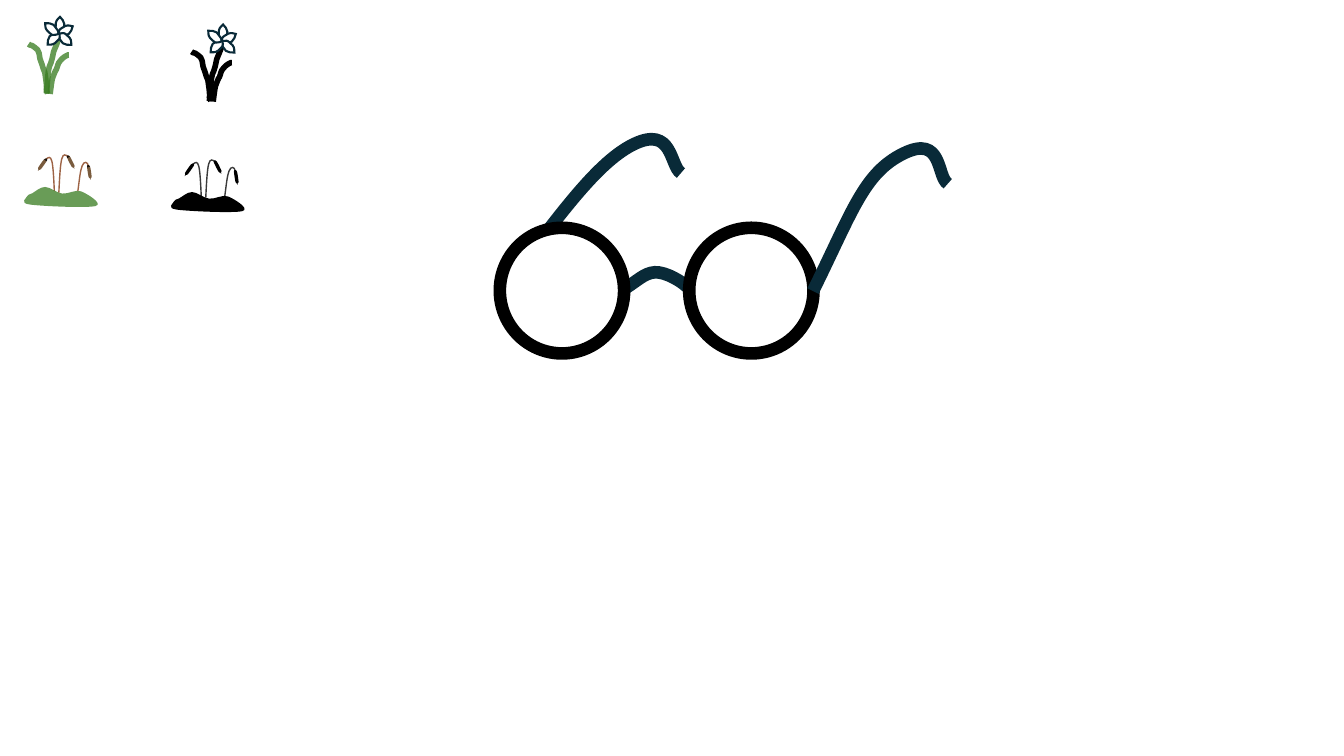
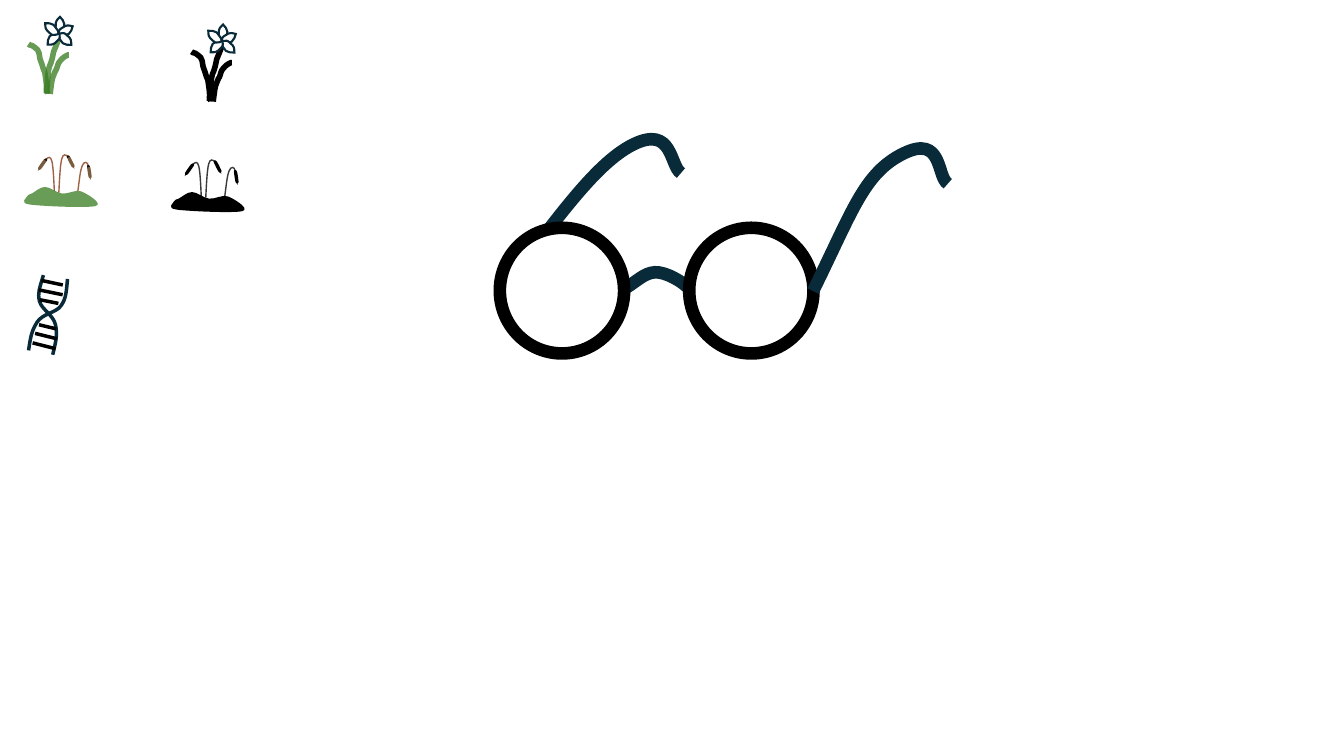
Before and after one commit to jakobjassmann/eDNAtundra, a slide deck: slide 4 of figures/sketches_site_plot_layout.pptx. Drawn at 1344x756 pixels with LibreOffice and Linux fonts; fonts in the diff are those of the drawing. Boxes give left, top, right and bottom in pixels: in the first picture for what was removed or moved away, otherwise in the second. Text is boxed around its words. In the diff, an @@ line names an element or a change of style, - is before the commit and + after.

Commit message:
added ppt with original sketches for figures

```diff
--- a/figures/sketches_site_plot_layout.pptx
+++ b/figures/sketches_site_plot_layout.pptx
@@ group added at (x1=27, y1=274, x2=69, y2=356): 6 lines, 2 freeform shapes @@
```
